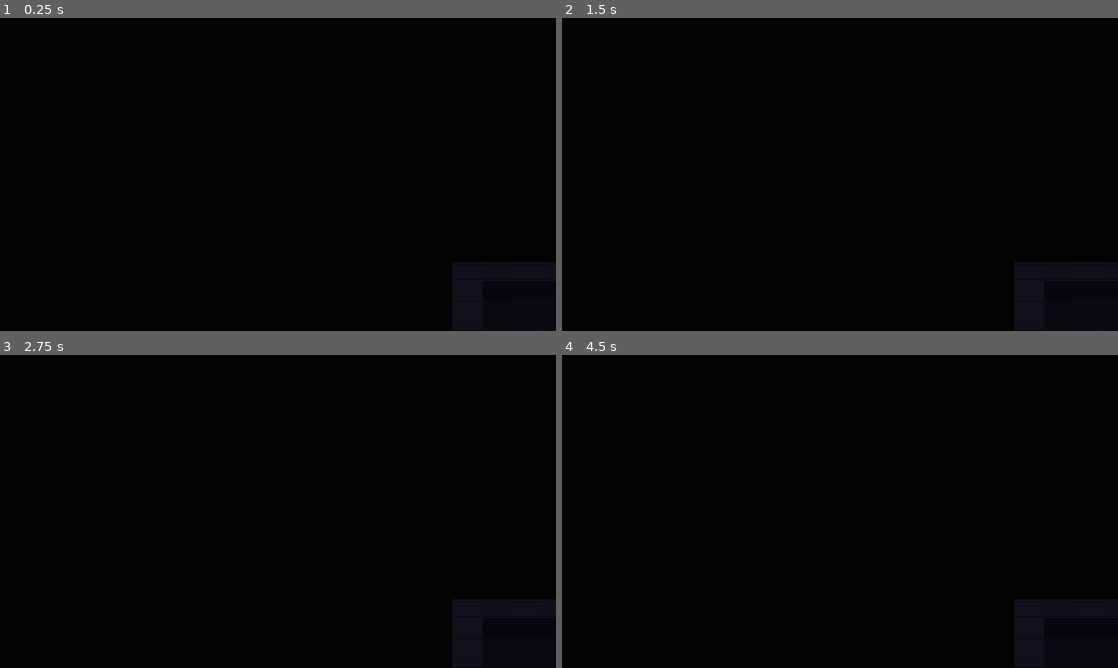
Above: before the commit, frames 1-4 (two rows, left to right).
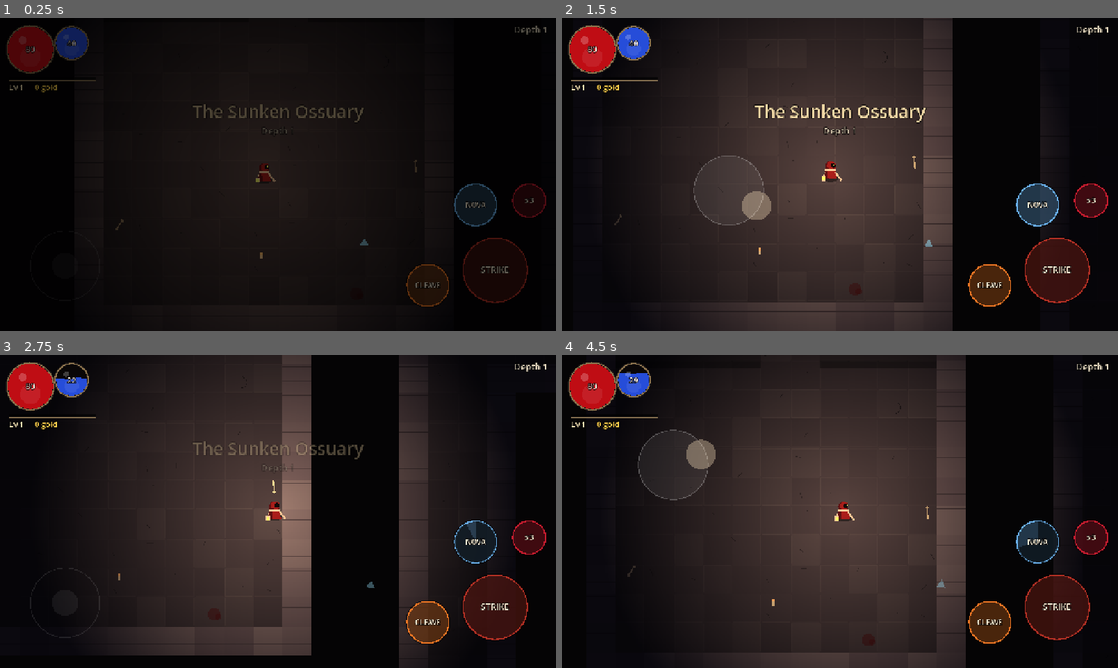
Above: after the commit, the same moments.

Repository: onlinestuff4me-sketch/billiard-roguelike-chatgpt
Game: Godot game, scene res://scenes/main.tscn
Two runs of this game, one before a commit and one after it. Both use one fixed random seed, a clock stepped at 60 frames per second and the inputs below.
Inputs (mouse positions are in pixels of both pictures, inside the frame that each line leads up to):
- Up to frame 1 (0.25 s): no input
- Up to frame 2 (1.5 s): move the mouse to (962, 158) at 0.52 s; hold D 0.53-1.25 s; hold Space 0.53-1.25 s; click (962, 158) at 0.67 s; drag from (728, 190) to (812, 237) at 1.27 s
- Up to frame 3 (2.75 s): move the mouse to (333, 442) at 2.02 s; hold D from 2.03 s (still down); hold E from 2.03 s (still down); tap Space at 2.3 s
- Up to frame 4 (4.5 s): release D at 2.75 s; release E at 2.75 s; drag from (812, 574) to (673, 464) at 2.77 s; move the mouse to (1006, 558) at 3.52 s; hold A 3.53-4.25 s; hold Space 3.53-4.25 s; drag from (673, 464) to (756, 433) at 4.27 s

The runs differ from the first frame. In frame 1, 8.6% of the frame differs, in the area x 1-100%, y 2-95%; in frame 2, 56%; in frame 3, 46%; in frame 4, 56%, in the area x 1-100%, y 0-100%.
Error before the commit: Parse Error: Cannot infer the type of "attacking" variable because the value doesn't have a set type. (res://scripts/player.gd:129)

Commit message:
Make Gloamreach run cleanly on Godot 4.7 and add a bot playtest
Fixes found by running the game:
- Boss could spawn inside a wall and seal the stairs forever; it now
  spawns on open floor in the exit room.
- Stacked knockback could push actors into walls; knockback is capped
  and actors return to their last floor position as a safety net.
- HUD buttons, depth label and joystick hint were invisible because
  the HUD had zero size under its CanvasLayer.
- Orb liquid and cooldown pies could produce degenerate polygons.
- Type inference error in player input handling.

Also deepens the lighting, adds tests/autoplay.tscn (a bot that plays
through the touch HUD and reports stalls), and commits Godot .uid files.

Co-Authored-By: Claude Opus 5.5 <noreply@anthropic.com>
Claude-Session: https://claude.ai/code/session_0157Egz6JeNsdYbDAje3Waci

Diff:
--- a/project.godot
+++ b/project.godot
@@ -6,7 +6,7 @@
 config/name="Gloamreach"
 config/description="An original dark-fantasy action RPG built for touch screens."
 run/main_scene="res://scenes/main.tscn"
-config/features=PackedStringArray("4.5", "GL Compatibility")
+config/features=PackedStringArray("4.7", "GL Compatibility")
 boot_splash/bg_color=Color(0.03, 0.02, 0.03, 1)
 
 [autoload]
--- a/scripts/actor.gd
+++ b/scripts/actor.gd
@@ -18,6 +18,7 @@
 var squash := Vector2.ONE
 var anim_t := 0.0
 var facing := 1.0
+var _last_safe := Vector2.INF
 
 
 func setup_collision(layer: int, mask: int) -> void:
@@ -39,6 +40,7 @@
 	flash_t = 0.12
 	squash = Vector2(1.35, 0.7)
 	knock += (global_position - from).normalized() * knockback
+	knock = knock.limit_length(900.0)
 	_on_hurt(dealt, crit)
 	if hp <= 0.0:
 		hp = 0.0
@@ -55,6 +57,19 @@
 	hp = minf(max_hp, hp + amount)
 	if hp - before >= 1.0:
 		Fx.float_text(global_position, "+%d" % int(hp - before), Color(0.45, 1.0, 0.5))
+
+
+## Safety net after move_and_slide: heavy knockback must never leave an
+## actor embedded in a wall, which could strand a boss and seal the stairs.
+func keep_on_floor() -> void:
+	var d: Dungeon = get_tree().get_first_node_in_group("dungeon")
+	if d == null:
+		return
+	if d.is_floor(d.world_to_cell(global_position)):
+		_last_safe = global_position
+	elif _last_safe != Vector2.INF:
+		global_position = _last_safe
+		knock = Vector2.ZERO
 
 
 func _on_hurt(_dealt: float, _crit: bool) -> void:
--- a/scripts/dungeon.gd
+++ b/scripts/dungeon.gd
@@ -128,8 +128,8 @@
 			var l := PointLight2D.new()
 			l.texture = light_tex
 			l.position = pos
-			l.texture_scale = 3.2
-			l.energy = 0.9
+			l.texture_scale = 3.6
+			l.energy = 1.2
 			l.color = theme["accent"]
 			l.set_meta("flicker", rng.randf() * 10.0)
 			add_child(l)
@@ -143,7 +143,7 @@
 	for child in get_children():
 		if child is PointLight2D and child.has_meta("flicker"):
 			var f: float = child.get_meta("flicker")
-			child.energy = 0.8 + sin(t * 9.0 + f) * 0.08 + sin(t * 23.0 + f * 2.0) * 0.05
+			child.energy = 1.15 + sin(t * 9.0 + f) * 0.1 + sin(t * 23.0 + f * 2.0) * 0.05
 
 
 func _build_collision() -> void:
--- a/scripts/enemy.gd
+++ b/scripts/enemy.gd
@@ -76,6 +76,7 @@
 	if lunge > 0.0:
 		lunge -= delta
 	move_and_slide()
+	keep_on_floor()
 	if absf(velocity.x) > 5.0:
 		facing = signf(velocity.x)
 	tick_feedback(delta)
--- a/scripts/hud.gd
+++ b/scripts/hud.gd
@@ -118,6 +118,11 @@
 
 
 func _process(delta: float) -> void:
+	# Parent is a CanvasLayer, so anchors do not size us: follow the viewport.
+	var vs := get_viewport_rect().size
+	if size != vs:
+		position = Vector2.ZERO
+		size = vs
 	_t += delta
 	_damage_pulse = maxf(_damage_pulse - delta * 2.5, 0.0)
 	_fade = maxf(_fade - delta * 1.6, 0.0)
@@ -165,7 +170,7 @@
 	# Exit compass when the stairs are off-screen.
 	var ppos := player.get_global_transform_with_canvas().origin
 	var epos := player.get_canvas_transform() * exit_pos
-	if not Rect2(Vector2.ZERO, s).grow(-40).has_point(epos):
+	if s.x > 100.0 and s.y > 100.0 and not Rect2(Vector2.ZERO, s).grow(-40).has_point(epos):
 		var dir := (epos - ppos).normalized()
 		var edge := ppos + dir * minf(s.x, s.y) * 0.38
 		var tip := edge + dir * 18
@@ -223,16 +228,27 @@
 	frac = clampf(frac, 0.0, 1.0)
 	draw_circle(c, r + 5, Color(0.12, 0.1, 0.09))
 	draw_circle(c, r, Color(0.04, 0.03, 0.03))
-	var level_y := c.y + r - 2.0 * r * frac
-	var pts := PackedVector2Array()
-	for i in 40:
-		var a := TAU * i / 40.0
-		var p := c + Vector2(cos(a), sin(a)) * r
-		var surface := level_y + sin(p.x * 0.12 + _t * 3.0) * 2.5
-		p.y = maxf(p.y, surface)
-		pts.append(p)
-	if frac > 0.01:
-		draw_colored_polygon(pts, col)
+	if frac >= 0.985:
+		draw_circle(c, r, col)
+	elif frac > 0.015:
+		# Liquid = circle segment under a gently waving surface.
+		var dy := r - 2.0 * r * frac  # surface offset from centre (+ is down)
+		var hw := sqrt(maxf(r * r - dy * dy, 0.0))
+		var pts := PackedVector2Array()
+		var steps := 14
+		for i in steps + 1:
+			var x := -hw + 2.0 * hw * float(i) / steps
+			var wave := sin((c.x + x) * 0.12 + _t * 3.0) * 2.5 * sin(PI * float(i) / steps)
+			var inside := sqrt(maxf(r * r - x * x, 0.0)) - 0.75
+			pts.append(c + Vector2(x, clampf(dy + wave, -inside, inside)))
+		var a0 := atan2(dy, hw)
+		var a1 := PI - a0
+		for i in range(1, 24):
+			var a := a0 + (a1 - a0) * float(i) / 24.0
+			pts.append(c + Vector2(cos(a), sin(a)) * r)
+		if hw > 3.0:
+			draw_colored_polygon(pts, col)
+	if frac > 0.015:
 		draw_circle(c + Vector2(0, r * 0.35), r * 0.45, Color(col.r, col.g, col.b, 0.25).lightened(0.3))
 	draw_circle(c + Vector2(-r * 0.35, -r * 0.4), r * 0.18, Color(1, 1, 1, 0.22))
 	draw_arc(c, r + 2, 0, TAU, 48, Color(0.55, 0.45, 0.3), 3.0)
@@ -245,7 +261,7 @@
 	draw_circle(c, rr + 4, Color(0, 0, 0, 0.45))
 	draw_circle(c, rr, Color(col.r, col.g, col.b, 0.28 if not disabled else 0.1))
 	draw_arc(c, rr, 0, TAU, 48, Color(col.r, col.g, col.b, 0.9 if not disabled else 0.3), 3.0)
-	if cooldown > 0.0:
+	if cooldown > 0.02:
 		var pts := PackedVector2Array([c])
 		var steps := 32
 		for i in steps + 1:
--- a/scripts/main.gd
+++ b/scripts/main.gd
@@ -72,7 +72,7 @@
 	dungeon.z_index = -5
 	world.add_child(dungeon)
 	dungeon.generate(depth, rng.randi())
-	ambient.color = dungeon.theme["ambient"]
+	ambient.color = (dungeon.theme["ambient"] as Color).darkened(0.45)
 	stairs = Stairs.new()
 	stairs.position = dungeon.exit_position()
 	world.add_child(stairs)
@@ -102,9 +102,25 @@
 				kind = "wisp"
 			_spawn(kind, dungeon.random_floor_in_room(i), elite_room and j == 0, false)
 	if depth % 3 == 0:
-		boss = _spawn("brute", dungeon.exit_position() + Vector2(0, -90), false, true)
+		boss = _spawn("brute", _boss_spot(last), false, true)
 		boss.title = BOSS_TITLES[(depth / 3 - 1) % BOSS_TITLES.size()]
 		stairs.sealed = true
+
+
+## Open floor in the exit room, clear of walls (the boss is big) and of the stairs.
+func _boss_spot(room: int) -> Vector2:
+	var best := dungeon.exit_position()
+	for i in 40:
+		var p := dungeon.random_floor_in_room(room)
+		var c := dungeon.world_to_cell(p)
+		var clear := true
+		for oy in range(-1, 2):
+			for ox in range(-1, 2):
+				if not dungeon.is_floor(c + Vector2i(ox, oy)):
+					clear = false
+		if clear and p.distance_to(dungeon.exit_position()) > 100.0:
+			return p
+	return best
 
 
 func _spawn(kind: String, pos: Vector2, elite: bool, is_boss: bool) -> Enemy:
--- a/scripts/player.gd
+++ b/scripts/player.gd
@@ -49,8 +49,8 @@
 	add_to_group("player")
 	light = PointLight2D.new()
 	light.texture = Fx.make_radial_texture(256, Color.WHITE, Color(1, 1, 1, 0))
-	light.texture_scale = 3.4
-	light.energy = 1.15
+	light.texture_scale = 4.2
+	light.energy = 1.5
 	light.color = Color(1.0, 0.83, 0.6)
 	add_child(light)
 	recalc()
@@ -126,7 +126,7 @@
 		float(Input.is_key_pressed(KEY_S) or Input.is_key_pressed(KEY_DOWN)) - float(Input.is_key_pressed(KEY_W) or Input.is_key_pressed(KEY_UP)))
 	if kb != Vector2.ZERO:
 		move = kb.normalized()
-	var attacking := (hud != null and hud.attack_held) or Input.is_key_pressed(KEY_SPACE)
+	var attacking: bool = (hud != null and hud.attack_held) or Input.is_key_pressed(KEY_SPACE)
 
 	var target := nearest_enemy(300.0)
 	if target:
@@ -151,6 +151,7 @@
 	var slow := 0.55 if swing_t < 0.6 else 1.0
 	velocity = move * speed * slow + knock
 	move_and_slide()
+	keep_on_floor()
 	if absf(aim.x) > 0.2:
 		facing = signf(aim.x)
 	if move.length() > 0.1:
@@ -317,7 +318,7 @@
 			var a2 := base_ang - sweep * 0.5 + sweep * e * float(i) / steps
 			trail.append(Vector2.from_angle(a2) * reach * 0.55)
 		var col := Color(1.0, 0.55, 0.2, 0.55 * (1.0 - swing_t)) if swing_wide else Color(1, 0.95, 0.85, 0.5 * (1.0 - swing_t))
-		if trail.size() >= 3 and e > 0.05:
+		if trail.size() >= 3 and sweep * e > 0.2:
 			draw_colored_polygon(trail, col)
 		draw_line(Vector2.from_angle(cur) * 10, Vector2.from_angle(cur) * reach * 0.9, metal, 4.0)
 	else:
--- /dev/null
+++ b/tests/autoplay.gd
@@ -0,0 +1,158 @@
+extends Node
+## Bot playtest: drives the Warden through the game through the same HUD
+## inputs a thumb would use, then reports what happened.
+## Usage: godot --path . tests/autoplay.tscn -- [seconds] [screenshot_dir]
+
+var main: Node
+var seconds := 120.0
+var shot_dir := ""
+var elapsed := 0.0
+var next_shot := 3.0
+var shots := 0
+var deaths := 0
+var max_depth := 1
+var astar := AStarGrid2D.new()
+var astar_for: Dungeon
+var path: PackedVector2Array = []
+var repath := 0.0
+var stuck_t := 0.0
+var last_pos := Vector2.ZERO
+var errors := 0
+var next_status := 20.0
+var last_status_pos := Vector2.ZERO
+var dumped := false
+var target: Actor
+var last_status_depth := 0
+var dump_frames := 0
+
+
+func _ready() -> void:
+	var args := OS.get_cmdline_user_args()
+	if args.size() > 0:
+		seconds = float(args[0])
+	if args.size() > 1:
+		shot_dir = args[1]
+		DirAccess.make_dir_recursive_absolute(shot_dir)
+	main = load("res://scenes/main.tscn").instantiate()
+	add_child(main)
+
+
+func _build_astar(d: Dungeon) -> void:
+	astar = AStarGrid2D.new()
+	astar.region = Rect2i(0, 0, Dungeon.W, Dungeon.H)
+	astar.cell_size = Vector2(Dungeon.TILE, Dungeon.TILE)
+	astar.diagonal_mode = AStarGrid2D.DIAGONAL_MODE_ONLY_IF_NO_OBSTACLES
+	astar.update()
+	for y in Dungeon.H:
+		for x in Dungeon.W:
+			astar.set_point_solid(Vector2i(x, y), not d.is_floor(Vector2i(x, y)))
+	astar_for = d
+
+
+func _process(delta: float) -> void:
+	elapsed += delta
+	var p: Player = main.player
+	var hud: Hud = main.hud
+	var d: Dungeon = main.dungeon
+	if p == null or d == null:
+		return
+	if astar_for != d:
+		_build_astar(d)
+		path = PackedVector2Array()
+	max_depth = maxi(max_depth, main.depth)
+
+	if hud.game_over:
+		deaths += 1
+		print("[bot] died on depth %d at level %d" % [main.depth, p.level])
+		hud.restart_requested.emit()
+		return
+	if p.dead:
+		hud.move_vector = Vector2.ZERO
+		hud.attack_held = false
+		return
+
+	for e in get_tree().get_nodes_in_group("enemies"):
+		var ec := d.world_to_cell(e.global_position)
+		if not d.is_floor(ec) and not e.has_meta("in_wall"):
+			e.set_meta("in_wall", true)
+			errors += 1
+			print("[bot] ENEMY IN WALL kind=%s boss=%s elite=%s pos=%s prev=%s vel=%s knock=%s depth=%d" % [e.kind, e.boss, e.elite, e.global_position, e.get_meta("prev", Vector2.ZERO), e.velocity, e.knock, main.depth])
+		e.set_meta("prev", e.global_position)
+	# Pick a goal: nearest awake/visible enemy, otherwise the stairs.
+	var goal: Vector2 = main.stairs.position
+	var near: Actor = p.nearest_enemy(1e9)
+	var enemies_left := get_tree().get_nodes_in_group("enemies").size()
+	# Lock onto one foe until it dies (clear the floor), then take the stairs.
+	if target == null or not is_instance_valid(target) or target.dead:
+		target = near
+	if target:
+		goal = target.global_position
+	var close: Actor = p.nearest_enemy(260.0)
+	hud.attack_held = close != null
+	if close:
+		var crowd := 0
+		for e in get_tree().get_nodes_in_group("enemies"):
+			if p.global_position.distance_to(e.global_position) < 200.0:
+				crowd += 1
+		if crowd >= 3:
+			p.cast_nova()
+		if crowd >= 2 or (close as Enemy).elite or (close as Enemy).boss:
+			p.cast_cleave()
+	if p.hp < p.max_hp * 0.4:
+		p.drink_potion()
+
+	repath -= delta
+	if repath <= 0.0 or path.is_empty():
+		repath = 0.4
+		path = astar.get_point_path(d.world_to_cell(p.global_position), d.world_to_cell(goal))
+		if path.size() > 0:
+			path.remove_at(0)
+	var move := Vector2.ZERO
+	if close == null or p.global_position.distance_to(close.global_position) > 80.0:
+		while path.size() > 0 and p.global_position.distance_to(path[0] + Vector2(32, 32)) < 24.0:
+			path.remove_at(0)
+		var target := goal if path.is_empty() else path[0] + Vector2(32, 32)
+		move = (target - p.global_position).normalized()
+	hud.move_vector = move
+	stuck_t = stuck_t + delta if p.global_position.distance_to(last_pos) < 0.5 and move != Vector2.ZERO else 0.0
+	last_pos = p.global_position
+	if stuck_t > 3.0:
+		var gc := d.world_to_cell(goal)
+		print("[bot] stuck at %s cell %s on depth %d; goal %s cell %s floor=%s path=%d enemy_dist=%.0f" % [p.global_position, d.world_to_cell(p.global_position), main.depth, goal, gc, d.is_floor(gc), path.size(), p.global_position.distance_to(near.global_position) if near else -1.0])
+		stuck_t = 0.0
+		repath = 0.0
+
+	if dump_frames > 0:
+		dump_frames -= 1
+		print("[bot] frame pos=%s last_safe=%s vel=%s move=%s path0=%s" % [p.global_position, p._last_safe, p.velocity, move, path[0] if path.size() > 0 else Vector2.ZERO])
+	if elapsed >= next_status:
+		next_status += 20.0
+		if p.global_position.distance_to(last_status_pos) < 4.0 and not dumped and main.depth == last_status_depth:
+			dumped = true
+			dump_frames = 6
+			var c := d.world_to_cell(p.global_position)
+			for oy in range(-2, 3):
+				var row := ""
+				for ox in range(-2, 3):
+					row += "." if d.is_floor(c + Vector2i(ox, oy)) else "#"
+				print("[bot] grid ", row)
+		last_status_pos = p.global_position
+		last_status_depth = main.depth
+		print("[bot] status t=%d depth=%d pos=%s cell=%s goal=%s path=%d move=%s close=%s near_d=%.0f kills=%d enemies=%d sealed=%s" % [int(elapsed), main.depth, p.global_position.round(), d.world_to_cell(p.global_position), goal.round(), path.size(), move, close != null, p.global_position.distance_to(target.global_position) if target else -1.0, main.kills, enemies_left, main.stairs.sealed])
+
+	if shot_dir != "" and elapsed >= next_shot:
+		next_shot += 10.0
+		var img := get_viewport().get_texture().get_image()
+		if img:
+			img.save_png("%s/shot_%02d.png" % [shot_dir, shots])
+			shots += 1
+
+	if elapsed >= seconds:
+		var items := []
+		for slot in p.equipment:
+			if not p.equipment[slot].is_empty():
+				items.append("%s [%s]" % [p.equipment[slot]["name"], Items.RARITY_NAMES[p.equipment[slot]["rarity"]]])
+		print("[bot] SUMMARY time=%ds depth=%d max_depth=%d level=%d kills=%d gold=%d potions=%d deaths=%d hp=%d/%d dmg=%.1f" % [
+			int(elapsed), main.depth, max_depth, p.level, main.kills, p.gold, p.potions, deaths, int(p.hp), int(p.max_hp), p.damage])
+		print("[bot] gear: ", ", ".join(items))
+		get_tree().quit()
--- /dev/null
+++ b/tests/autoplay.tscn
@@ -0,0 +1,6 @@
+[gd_scene load_steps=2 format=3]
+
+[ext_resource type="Script" path="res://tests/autoplay.gd" id="1"]
+
+[node name="Autoplay" type="Node"]
+script = ExtResource("1")
Not shown, added: scripts/actor.gd.uid
Not shown, added: scripts/dungeon.gd.uid
Not shown, added: scripts/enemy.gd.uid
Not shown, added: scripts/fx.gd.uid
Not shown, added: scripts/hud.gd.uid
Not shown, added: scripts/items.gd.uid
Not shown, added: scripts/loot.gd.uid
Not shown, added: scripts/main.gd.uid
Not shown, added: scripts/player.gd.uid
Not shown, added: scripts/projectile.gd.uid
Not shown, added: scripts/sfx.gd.uid
Not shown, added: scripts/stairs.gd.uid
(and 1 more such lines)
